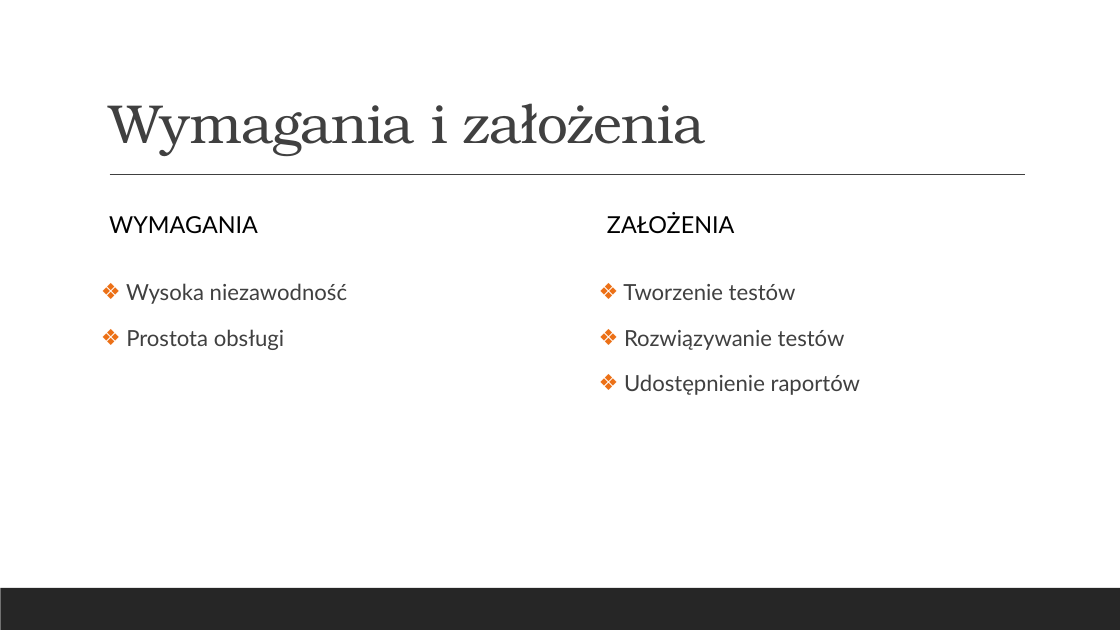
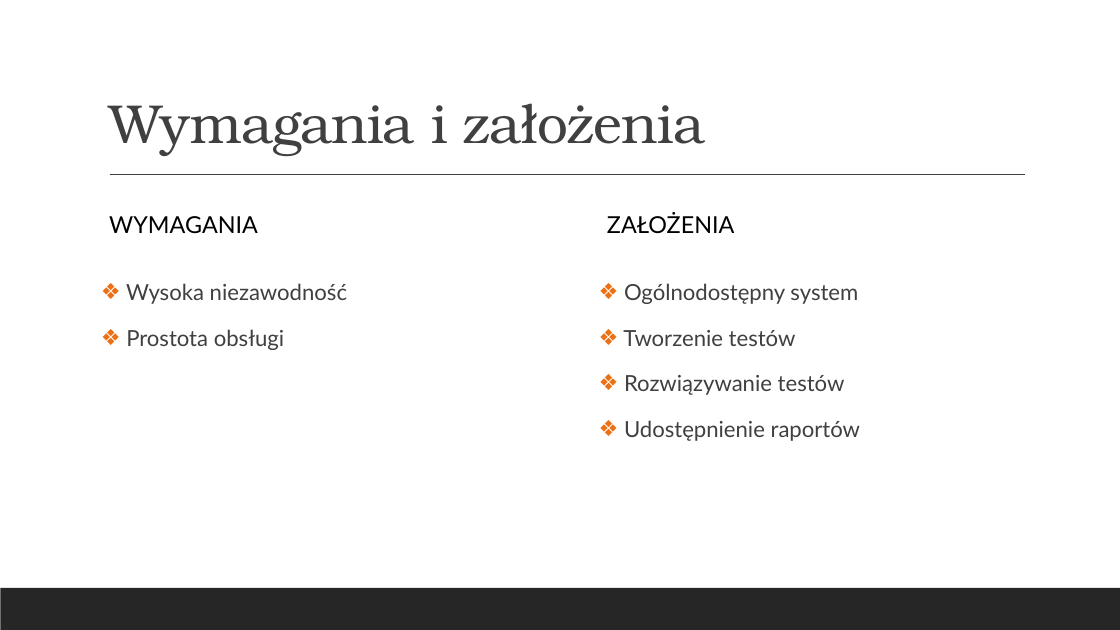
Before and after one commit to hubert-kniola/CodeRevv, a slide deck: slide 5 of pz/1/Z1P1.pptx. Drawn at 1120x630 pixels with LibreOffice and Linux fonts; fonts in the diff are those of the drawing. Boxes give left, top, right and bottom in pixels: in the first picture for what was removed or moved away, otherwise in the second. Text is boxed around its words. In the diff, an @@ line names an element or a change of style, - is before the commit and + after.

```diff
--- a/pz/1/Z1P1.pptx
+++ b/pz/1/Z1P1.pptx
@@ text at (x1=624, y1=283, x2=858, y2=304): paragraph added @@
+❖ Ogólnodostępny system
```
Also in this commit, not shown: 2 other slides changed, 5 slides added, 8 other files.
